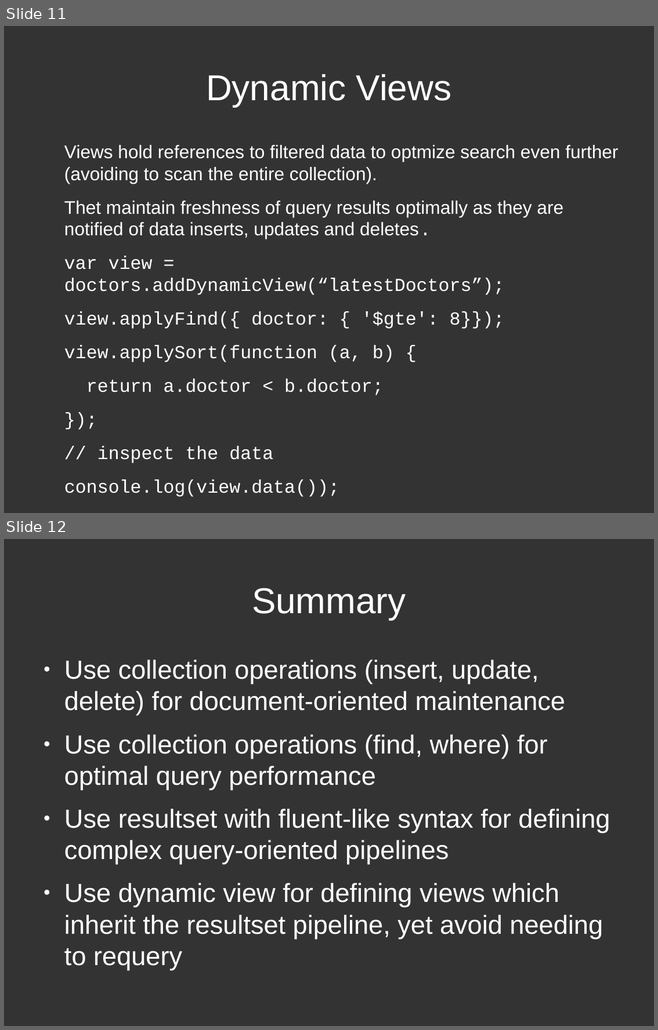
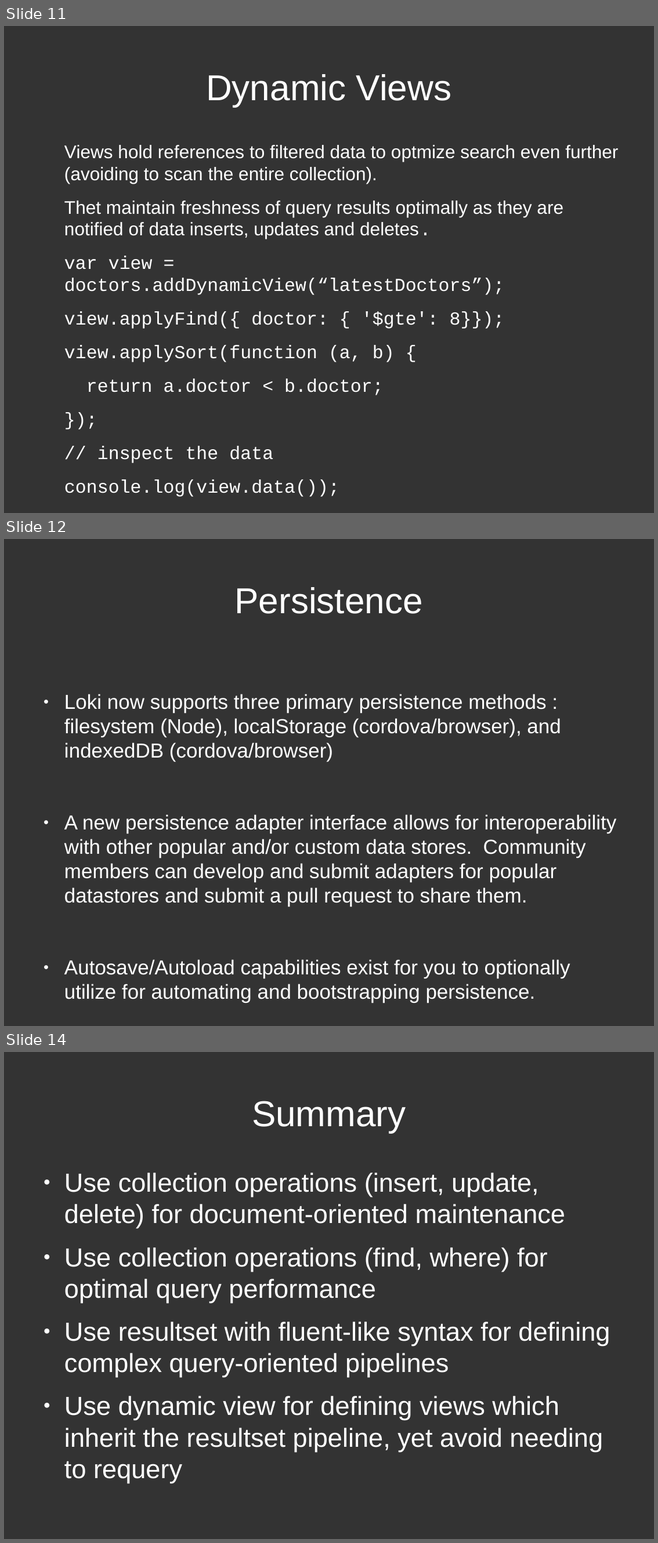
Before and after one commit to techfort/LokiJS, a slide deck: docs/lokijs.odp. Shown one above the other, each under a label of ours: slides 11 and 12 before the commit, slides 11, 12 and 14 after it; the slides between them are not shown. The pictures are 658x1030 and 658x1543 pixels, drawn with LibreOffice and Linux fonts; fonts in the diff are those of the drawing. Boxes give left, top, right and bottom in pixels: in the first picture for what was removed or moved away, otherwise in the second. Text is boxed around its words. In the diff, an @@ line names an element or a change of style, - is before the commit and + after.

```diff
--- a/docs/lokijs.odp
+++ b/docs/lokijs.odp
@@ slide 12 added at (4,539,654,1026), background #333333 @@
@@ title added at (235,587,423,614), 44 pt, text #FFFFFF @@
+Persistence
@@ text added at (64,694,616,1003), 24.8 pt, text #FFFFFF @@
+● Loki now supports three primary persistence methods : filesystem (Node), localStorage (cordova/browser), and indexedDB (cordova/browser)
+● A new persistence adapter interface allows for interoperability with other popular and/or custom data stores. Community members can develop and submit adapters for popular datastores and submit a pull request to share them.
+● Autosave/Autoload capabilities exist for you to optionally utilize for automating and bootstrapping persistence.
@@ what was slide 12 is now slide 14 @@
```
Also in this commit, not shown: 5 slides changed, 1 other slide added.
